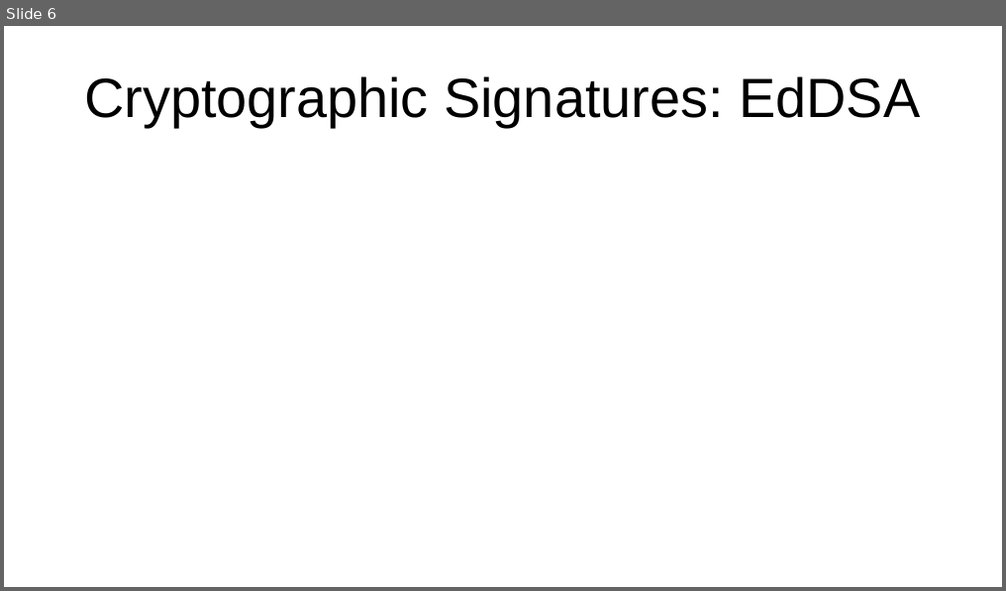
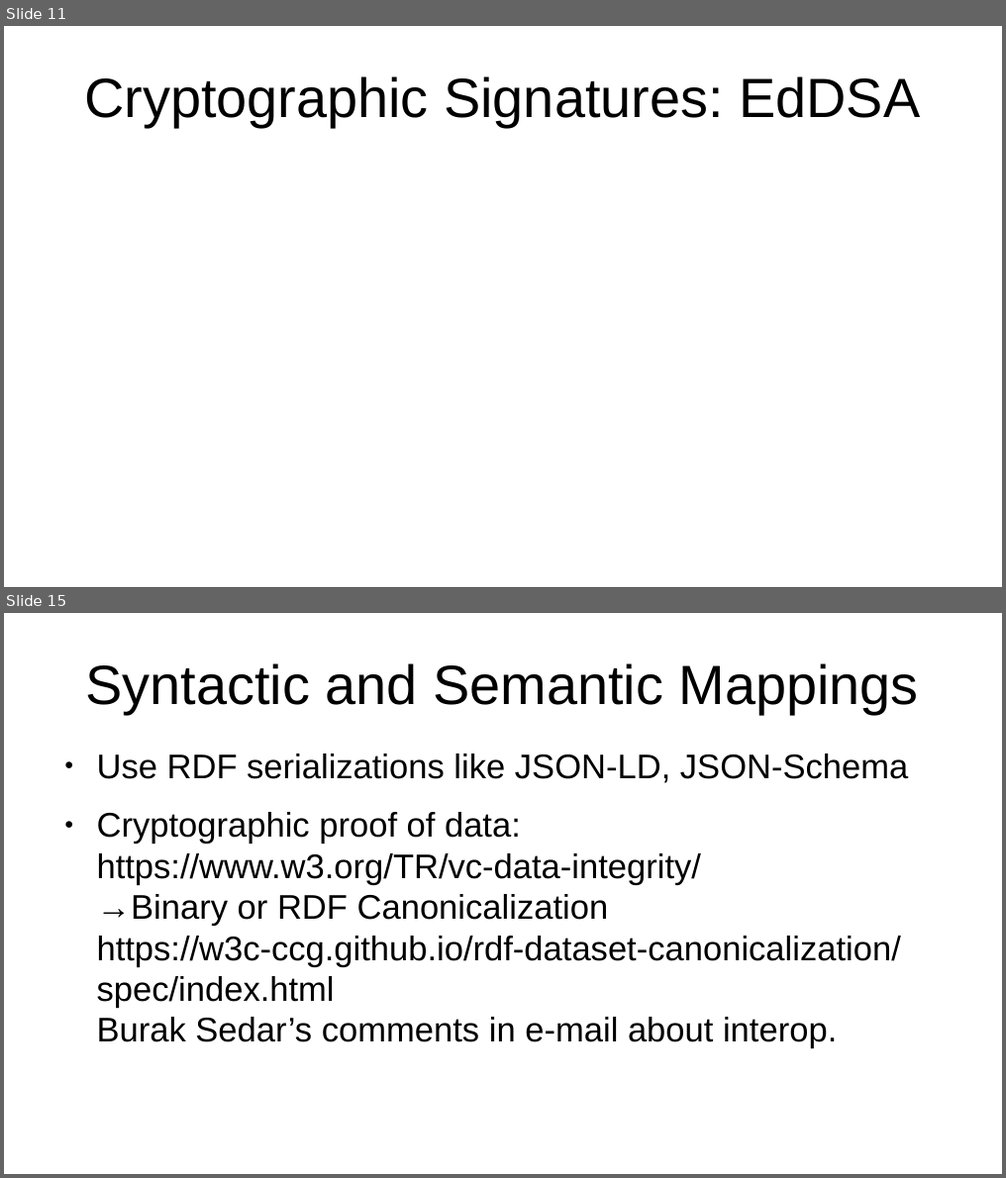
Before and after one commit to bshambaugh/Explorations-of-Category-Theory-for-Self-Sovereign-Identity, a slide deck: resources/IIW35_fA2022_cat_theory_for_SSI.odp. Shown one above the other, each under a label of ours: slide 6 before the commit, slides 11 and 15 after it; the slides between them are not shown. The pictures are 1006x591 and 1006x1178 pixels, drawn with LibreOffice and Linux fonts; fonts in the diff are those of the drawing. Boxes give left, top, right and bottom in pixels: in the first picture for what was removed or moved away, otherwise in the second. Text is boxed around its words. In the diff, an @@ line names an element or a change of style, - is before the commit and + after.

```diff
--- a/resources/IIW35_fA2022_cat_theory_for_SSI.odp
+++ b/resources/IIW35_fA2022_cat_theory_for_SSI.odp
@@ slide 15 added at (4, 613, 1002, 1174), background #FFFFFF @@
@@ title added at (86, 663, 919, 714), 44 pt, text #000000 @@
+Syntactic and Semantic Mappings
@@ text added at (97, 754, 908, 1050), 27.2 pt, text #000000 @@
+● Use RDF serializations like JSON-LD, JSON-Schema
+● Cryptographic proof of data:
+  https://www.w3.org/TR/vc-data-integrity/
+  →Binary or RDF Canonicalization
+  https://w3c-ccg.github.io/rdf-dataset-canonicalization/spec/index.html
+  Burak Sedar’s comments in e-mail about interop.
@@ what was slide 6 is now slide 11 @@
```
Also in this commit, not shown: 5 slides changed, 9 other slides added, 3 slides removed, 1 other file.
